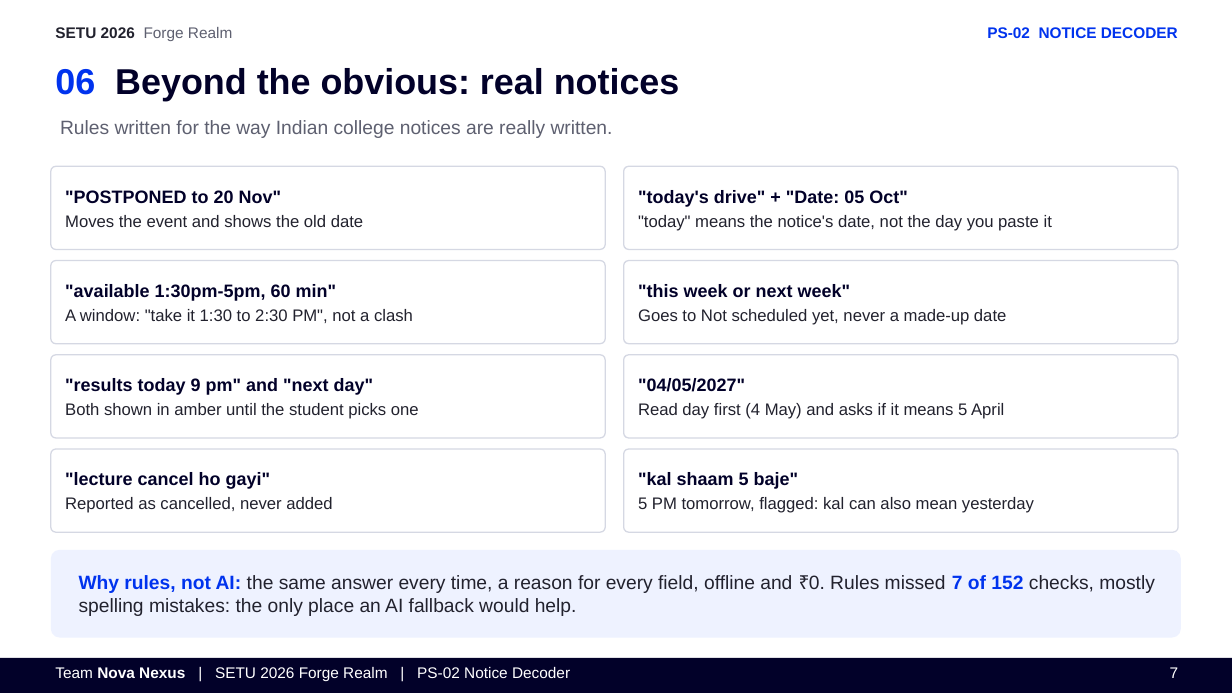
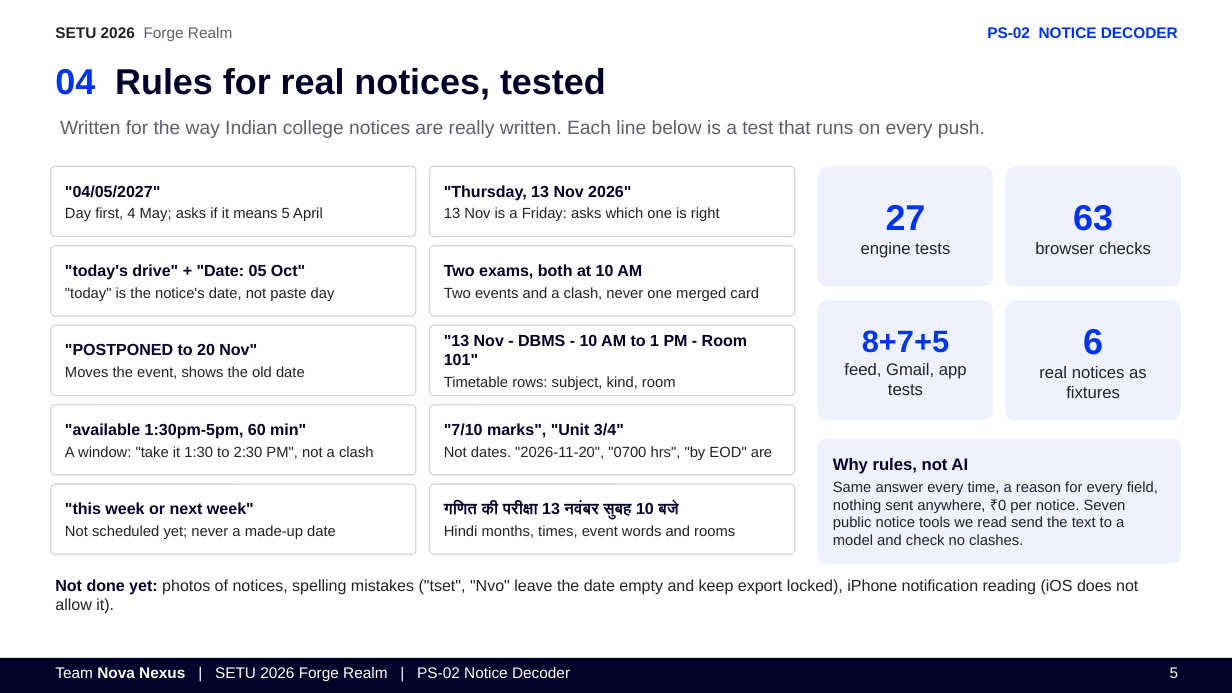
Before and after one commit to anki1kr/NoticeDecoder, a slide deck: slide 5 of deck/NoticeDecoder_NovaNexus_PS02.pptx (slide 7 before the commit). Drawn at 1232x693 pixels with LibreOffice and Linux fonts; fonts in the diff are those of the drawing. Boxes give left, top, right and bottom in pixels: in the first picture for what was removed or moved away, otherwise in the second. Text is boxed around its words. In the diff, an @@ line names an element or a change of style, - is before the commit and + after.

Commit message:
Deck: rebuild in the SETU PS-02 format as six slides (zero-touch, real-notice rules, class plan); numbers from the test runs, screenshots via tools/deck-shots.mjs

```diff
--- a/deck/NoticeDecoder_NovaNexus_PS02.pptx
+++ b/deck/NoticeDecoder_NovaNexus_PS02.pptx
@@ text at (x1=55, y1=68, x2=606, y2=100): text changed @@
-06 Beyond the obvious: real notices
+04 Rules for real notices, tested
@@ text at (x1=60, y1=120, x2=985, y2=138): text changed @@
-Rules written for the way Indian college notices are really written.
+Written for the way Indian college notices are really written. Each line below is a test that runs on every push.
@@ rounded rectangle ""04/05/2027"" resized from (x1=624, y1=355, x2=1178, y2=438) to (x1=51, y1=166, x2=416, y2=237) @@
@@ rounded rectangle added at (x1=430, y1=166, x2=795, y2=237), fill #FFFFFF, outline #D5D8E3 1 pt, 11.5 pt, text #22222E @@
+"Thursday, 13 Nov 2026"
+13 Nov is a Friday: asks which one is right
@@ rounded rectangle added at (x1=818, y1=166, x2=994, y2=287), fill #EEF2FF, 13 pt, text #22222E @@
+27
+engine tests
@@ rounded rectangle added at (x1=1006, y1=166, x2=1181, y2=287), fill #EEF2FF, 13 pt, text #22222E @@
+63
+browser checks
@@ text in rounded rectangle at (x1=65, y1=207, x2=323, y2=221): text changed; size 13 to 11.5 pt @@
-Read day first (4 May) and asks if it means 5 April
+Day first, 4 May; asks if it means 5 April
@@ text in rounded rectangle at (x1=65, y1=185, x2=160, y2=198): size 14 to 12.5 pt in ""04/05/2027"" @@
@@ rounded rectangle ""today's drive" + "Date: 05 ..." resized from (x1=624, y1=166, x2=1178, y2=250) to (x1=51, y1=246, x2=416, y2=316) @@
@@ text in rounded rectangle at (x1=65, y1=264, x2=305, y2=280): size 14 to 12.5 pt in ""today's drive" + "Date: 05 Oct"" @@
@@ rounded rectangle added at (x1=430, y1=246, x2=795, y2=316), fill #FFFFFF, outline #D5D8E3 1 pt, 11.5 pt, text #22222E @@
+Two exams, both at 10 AM
+Two events and a clash, never one merged card
@@ text in rounded rectangle at (x1=65, y1=287, x2=335, y2=301): text changed; size 13 to 11.5 pt @@
-"today" means the notice's date, not the day you paste it
+"today" is the notice's date, not paste day
@@ rounded rectangle ""POSTPONED to 20 Nov"" resized from (x1=51, y1=166, x2=605, y2=250) to (x1=51, y1=325, x2=416, y2=396) @@
@@ rounded rectangle added at (x1=430, y1=325, x2=795, y2=396), fill #FFFFFF, outline #D5D8E3 1 pt, 11.5 pt, text #22222E @@
+"13 Nov - DBMS - 10 AM to 1 PM - Room 101"
+Timetable rows: subject, kind, room
@@ rounded rectangle added at (x1=818, y1=300, x2=994, y2=421), fill #EEF2FF, 13 pt, text #22222E @@
+8+7+5
+feed, Gmail, app tests
@@ rounded rectangle added at (x1=1006, y1=300, x2=1181, y2=421), fill #EEF2FF, 13 pt, text #22222E @@
+6
+real notices as fixtures
@@ rounded rectangle removed at (x1=51, y1=355, x2=605, y2=438) @@
-"results today 9 pm" and "next day"
-Both shown in amber until the student picks one
@@ text in rounded rectangle at (x1=65, y1=343, x2=257, y2=355): size 14 to 12.5 pt in ""POSTPONED to 20 Nov"" @@
@@ text in rounded rectangle at (x1=65, y1=366, x2=305, y2=379): text changed; size 13 to 11.5 pt @@
-Moves the event and shows the old date
+Moves the event, shows the old date
@@ rounded rectangle ""available 1:30pm-5pm, 60 min"" resized from (x1=51, y1=261, x2=605, y2=344) to (x1=51, y1=405, x2=416, y2=475) @@
@@ rounded rectangle ""available 1:30pm-5pm, 60 min"" at (x1=51, y1=405, x2=416, y2=475): size 14 to 12.5 pt in ""available 1:30pm-5pm, 60 min""; size 13 to 11.5 pt in "A window: "take it 1:30 to 2:30 ..." @@
@@ rounded rectangle added at (x1=430, y1=405, x2=795, y2=475), fill #FFFFFF, outline #D5D8E3 1 pt, 11.5 pt, text #22222E @@
+"7/10 marks", "Unit 3/4"
+Not dates. "2026-11-20", "0700 hrs", "by EOD" are
@@ rounded rectangle removed at (x1=51, y1=449, x2=605, y2=532) @@
-"lecture cancel ho gayi"
-Reported as cancelled, never added
@@ rounded rectangle removed at (x1=624, y1=449, x2=1178, y2=532) @@
-"kal shaam 5 baje"
-5 PM tomorrow, flagged: kal can also mean yesterday
@@ rounded rectangle added at (x1=818, y1=439, x2=1181, y2=564), fill #EEF2FF, 11.5 pt, text #22222E @@
+Why rules, not AI
+Same answer every time, a reason for every field, nothing sent anywhere, ₹0 per notice. Seven public notice tools we read send the text to a model and check no clashes.
@@ rounded rectangle ""this week or next week"" resized from (x1=624, y1=261, x2=1178, y2=344) to (x1=51, y1=484, x2=416, y2=555) @@
@@ text in rounded rectangle at (x1=65, y1=502, x2=254, y2=514): size 14 to 12.5 pt in ""this week or next week"" @@
@@ rounded rectangle added at (x1=430, y1=484, x2=795, y2=555), fill #FFFFFF, outline #D5D8E3 1 pt, 11.5 pt, text #22222E @@
+गणित की परीक्षा 13 नवंबर सुबह 10 बजे
+Hindi months, times, event words and rooms
@@ text in rounded rectangle at (x1=65, y1=525, x2=336, y2=539): text changed; size 13 to 11.5 pt @@
-Goes to Not scheduled yet, never a made-up date
+Not scheduled yet; never a made-up date
@@ rounded rectangle removed at (x1=51, y1=550, x2=1181, y2=638) @@
@@ text added at (x1=55, y1=579, x2=1138, y2=614), 12.5 pt, text #22222E @@
+Not done yet: photos of notices, spelling mistakes ("tset", "Nvo" leave the date empty and keep export locked), iPhone notification reading (iOS does not allow it).
@@ text removed at (x1=79, y1=575, x2=1155, y2=616) @@
-Why rules, not AI: the same answer every time, a reason for every field, offline and ₹0. Rules missed 7 of 152 checks, mostly spelling mistakes: the only place an AI fallback would help.
@@ text at (x1=1170, y1=667, x2=1179, y2=678): text changed @@
-7
+5
```
Also in this commit, not shown: 4 other slides changed, 1 slide added, 5 slides removed, 4 other files.
